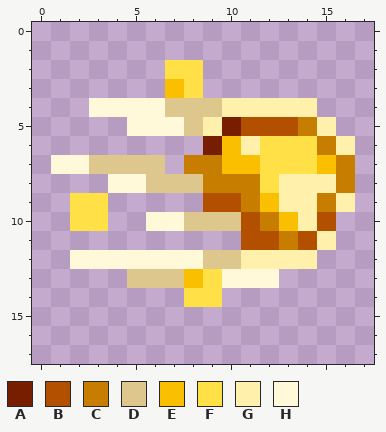
File history of a pixel-art sprite, src/main/resources/assets/spells_and_shields/textures/spell/spit_metal.png. The first picture shows the starting point.
The file is 18x18 pixels. Colours within 5 levels of each other are drawn and written as one.
Palette (. is transparent): A #781e00  B #b35000  C #c77e00  D #dec78c  E #fac000  F #ffe047  G #fff0ab  H #fff8d9
After the commit:
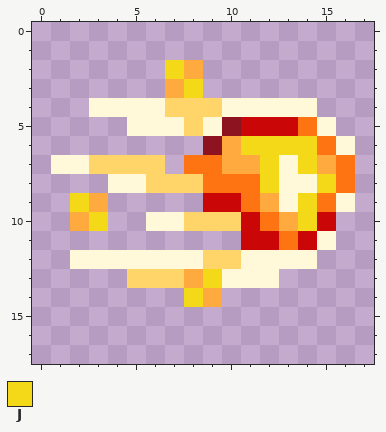
Colours new in this view: J #f4d919
The edit:
colour A: #781e00 -> #8d1320
colour B: #b35000 -> #ca0606
colour C: #c77e00 -> #ff7412
colour D: #dec78c -> #ffd569
colour E: #fac000 -> #ffaa3f
y 2: x 7..8 FF -> JE
y 3: x 8 F -> J
y 4: x 10..14 GGGGG -> HHHHH
y 5: x 9 G -> H; x 15 G -> H
y 6: x 11..14 GFFF -> JJJJ; x 16 G -> H
y 7: x 12..14 FFF -> JHJ
y 8: x 12..15 FGGG -> JHHJ
y 9: x 2..3 FF -> JE; x 13..14 GG -> HJ; x 16 G -> H
y 10: x 2..3 FF -> EJ; x 14 G -> J
y 11: x 15 G -> H
y 12: x 11..14 GGGG -> HHHH
y 13: x 9 F -> J
y 14: x 8..9 FF -> JE
Boxes around the changes in both pictures, in picture pixels (x1, y1, x2, y2):
changed: (70, 60, 355, 307)
